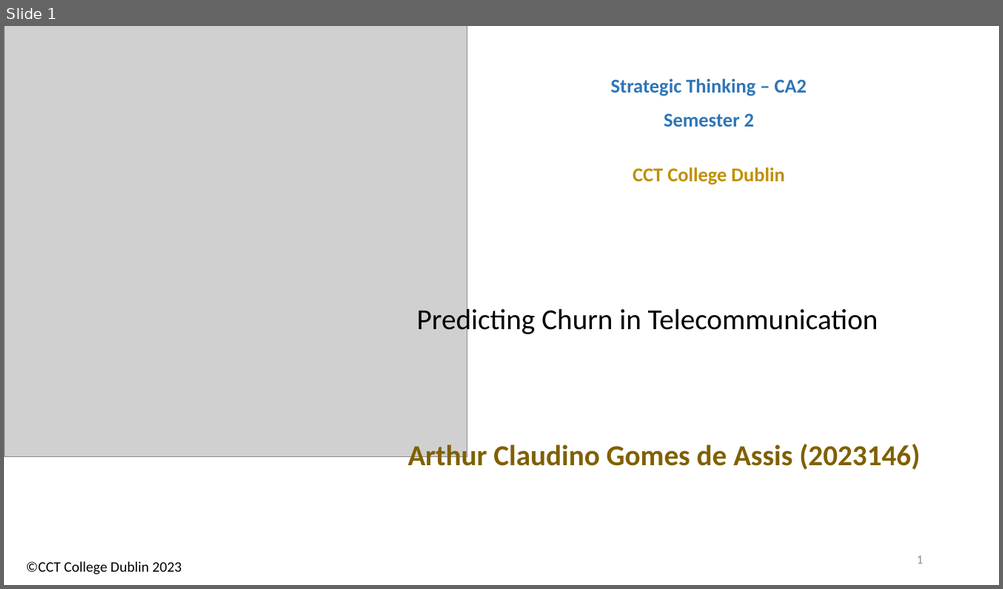
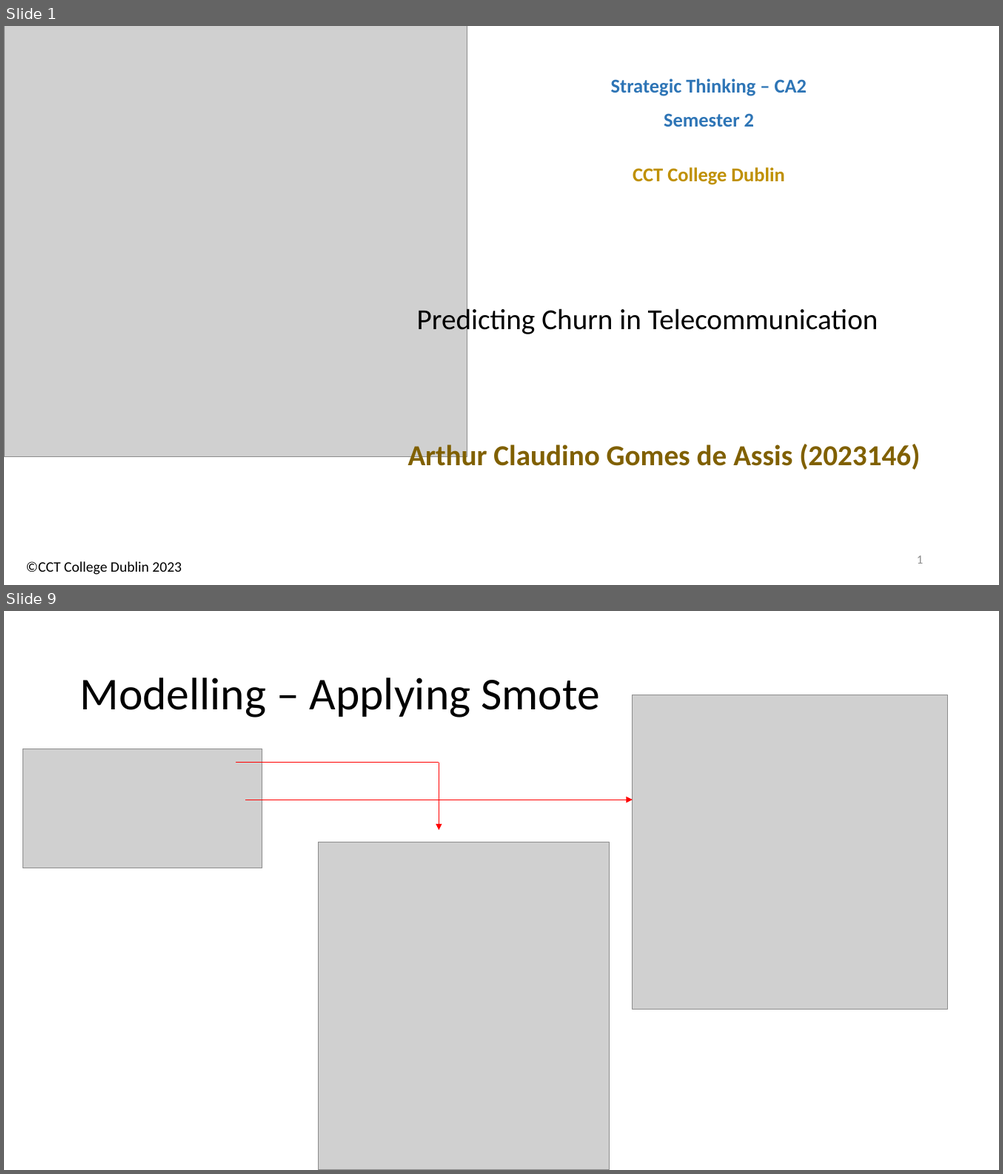
Before and after one commit to arthurcct2023/Python-Predicting-Churn-in-Telecommunication, a slide deck: ArthurAssis_ST_HDip_CA2_Semester2.pptx. Shown one above the other, each under a label of ours: slide 1 before the commit, slides 1 and 9 after it; the slides between them are not shown. The pictures are 1003x589 and 1003x1174 pixels, drawn with LibreOffice and Linux fonts; fonts in the diff are those of the drawing; grey boxes stand for pictures. Boxes give left, top, right and bottom in pixels: in the first picture for what was removed or moved away, otherwise in the second. Text is boxed around its words. In the diff, an @@ line names an element or a change of style, - is before the commit and + after.

```diff
--- a/ArthurAssis_ST_HDip_CA2_Semester2.pptx
+++ b/ArthurAssis_ST_HDip_CA2_Semester2.pptx
@@ slide 9 added at (x1=4, y1=611, x2=999, y2=1170), background #FFFFFF @@
@@ title added at (x1=79, y1=678, x2=599, y2=718), 44 pt, text #000000 @@
+Modelling – Applying Smote
@@ picture added at (x1=632, y1=695, x2=948, y2=1009) @@
@@ picture added at (x1=22, y1=749, x2=262, y2=869) @@
@@ line added from (236, 763) to (439, 763), #FF0000 0.5 pt @@
@@ arrow added from (439, 763) to (439, 830), #FF0000 0.5 pt @@
@@ arrow added from (245, 800) to (632, 800), #FF0000 0.5 pt @@
@@ picture added at (x1=318, y1=843, x2=609, y2=1170) @@
```
Also in this commit, not shown: 12 other slides added, 5 slides removed, 8 other files.
